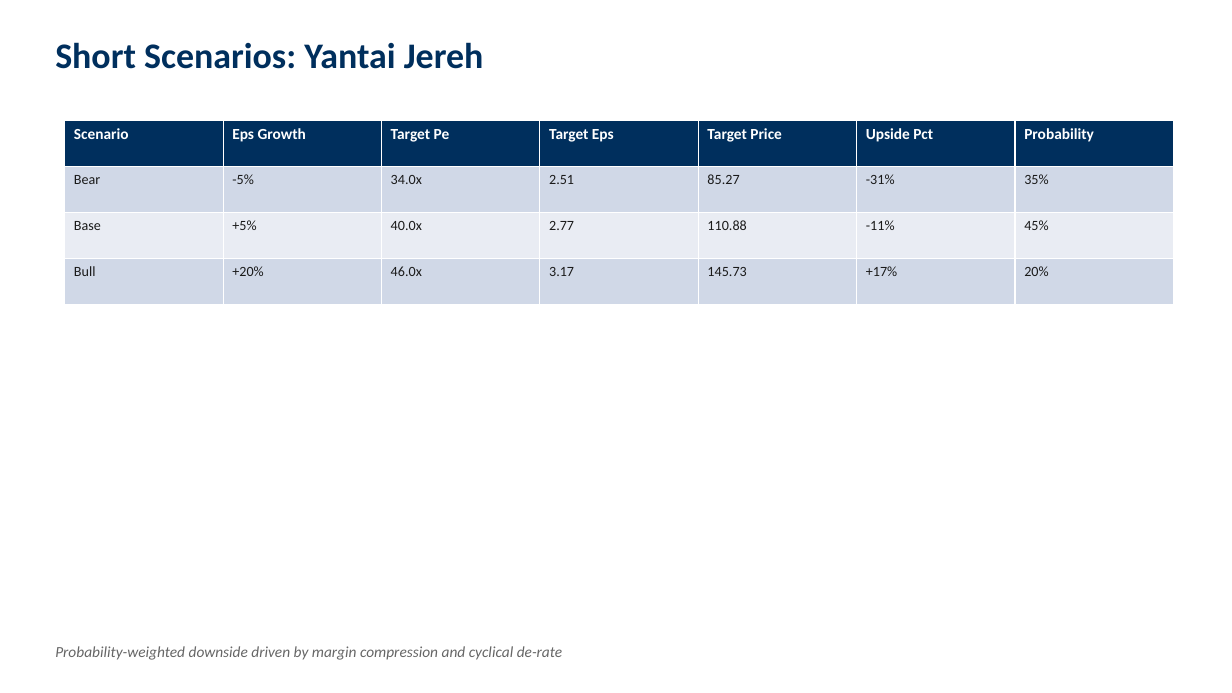
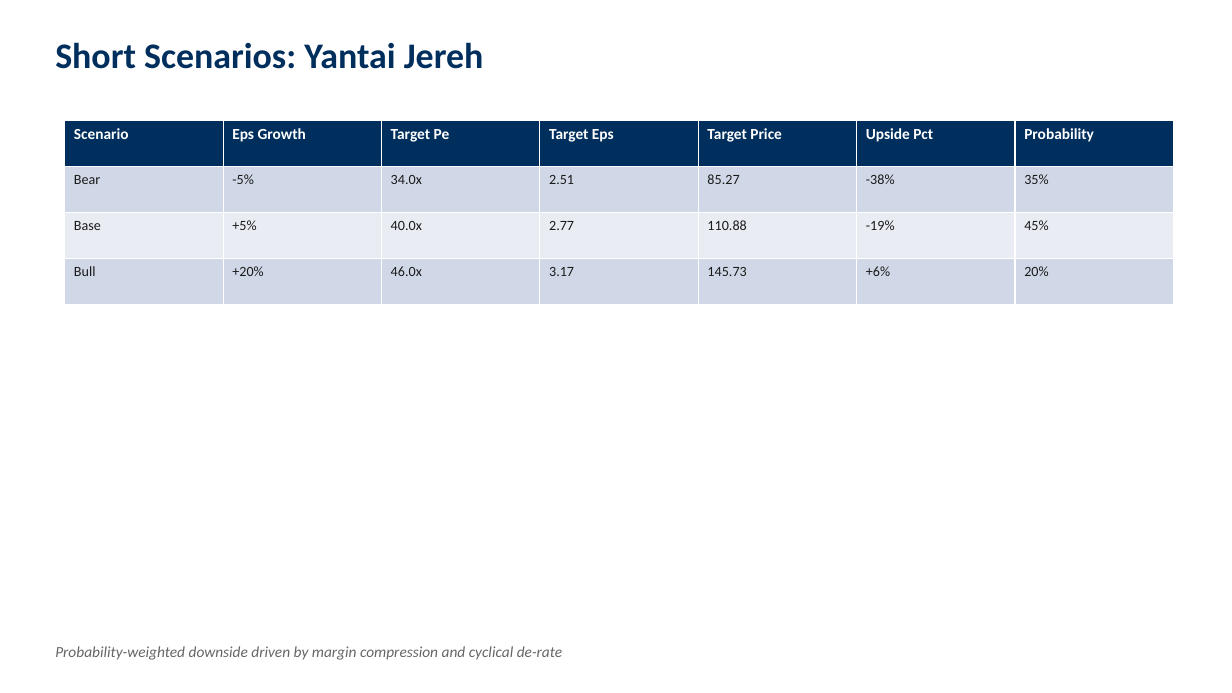
Before and after one commit to skumyol/ubs, a slide deck: slide 15 of deck/UBS_Pitch_Deck_AUTO.pptx (slide 17 before the commit). Drawn at 1232x693 pixels with LibreOffice and Linux fonts; fonts in the diff are those of the drawing. Boxes give left, top, right and bottom in pixels: in the first picture for what was removed or moved away, otherwise in the second. Text is boxed around its words. In the diff, an @@ line names an element or a change of style, - is before the commit and + after.

```diff
--- a/deck/UBS_Pitch_Deck_AUTO.pptx
+++ b/deck/UBS_Pitch_Deck_AUTO.pptx
@@ table at bbox=[65, 120, 1171, 305] @@
-row 2, column 6: -31%
+row 2, column 6: -38%
-row 3, column 6: -11%
+row 3, column 6: -19%
-row 4, column 6: +17%
+row 4, column 6: +6%
```
Also in this commit, not shown: 12 other slides changed, 2 slides added, 7 slides removed, 33 other files.
